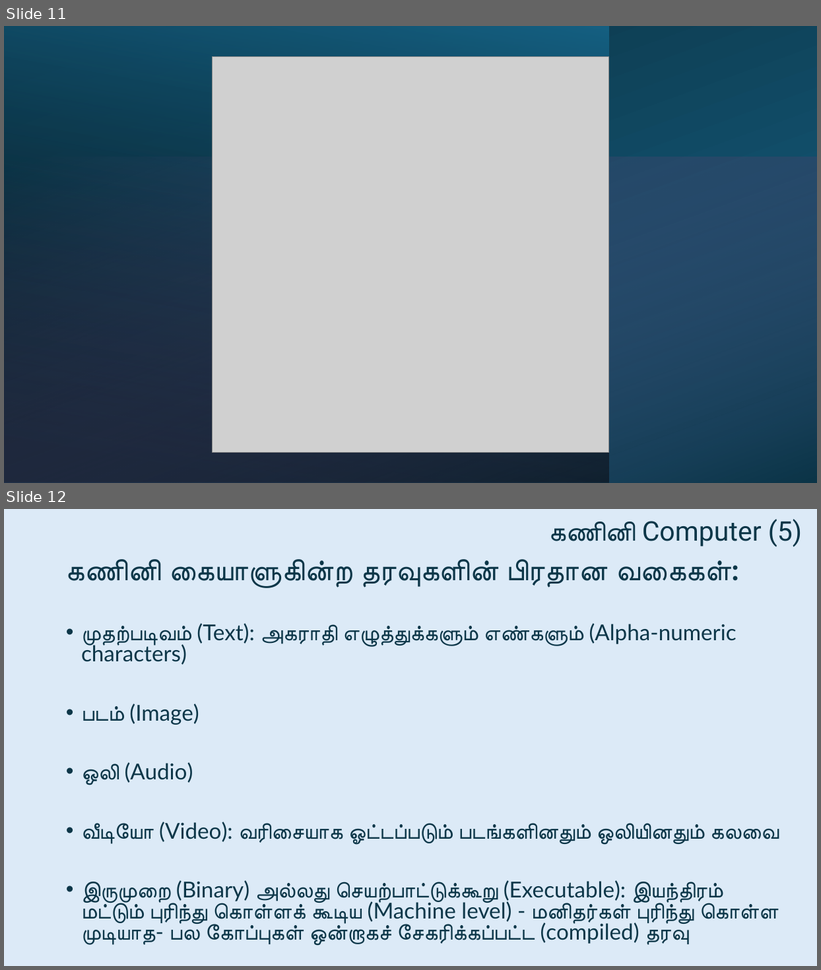
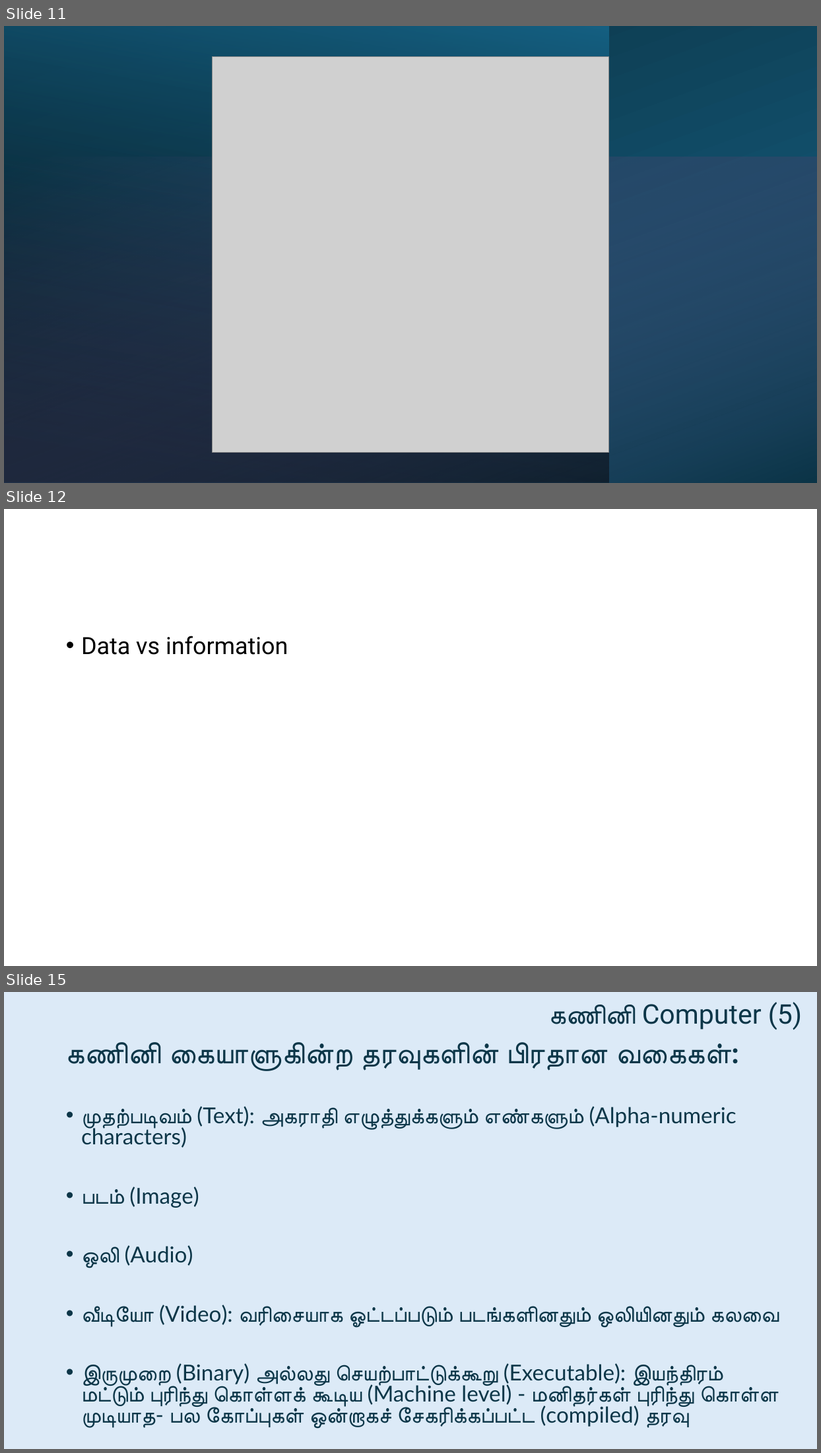
Before and after one commit to JTharsini/ProgrammingForBeginners, a slide deck: 2. கணினி அறிவியல் பொறியியல் - கணினி.pptx. Shown one above the other, each under a label of ours: slides 11 and 12 before the commit, slides 11, 12 and 15 after it; the slides between them are not shown. The pictures are 821x970 and 821x1453 pixels, drawn with LibreOffice and Linux fonts; fonts in the diff are those of the drawing; grey boxes stand for pictures. Boxes give left, top, right and bottom in pixels: in the first picture for what was removed or moved away, otherwise in the second. Text is boxed around its words. In the diff, an @@ line names an element or a change of style, - is before the commit and + after.

```diff
--- a/2. கணினி அறிவியல் பொறியியல் - கணினி.pptx
+++ b/2. கணினி அறிவியல் பொறியியல் - கணினி.pptx
@@ slide 12 added at bbox=[4, 509, 817, 966], background #FFFFFF @@
@@ text added at bbox=[81, 636, 288, 655], 28 pt, text #000000 @@
+• Data vs information
@@ what was slide 12 is now slide 15 @@
```
Also in this commit, not shown: 2 other slides added, 1 other file.
